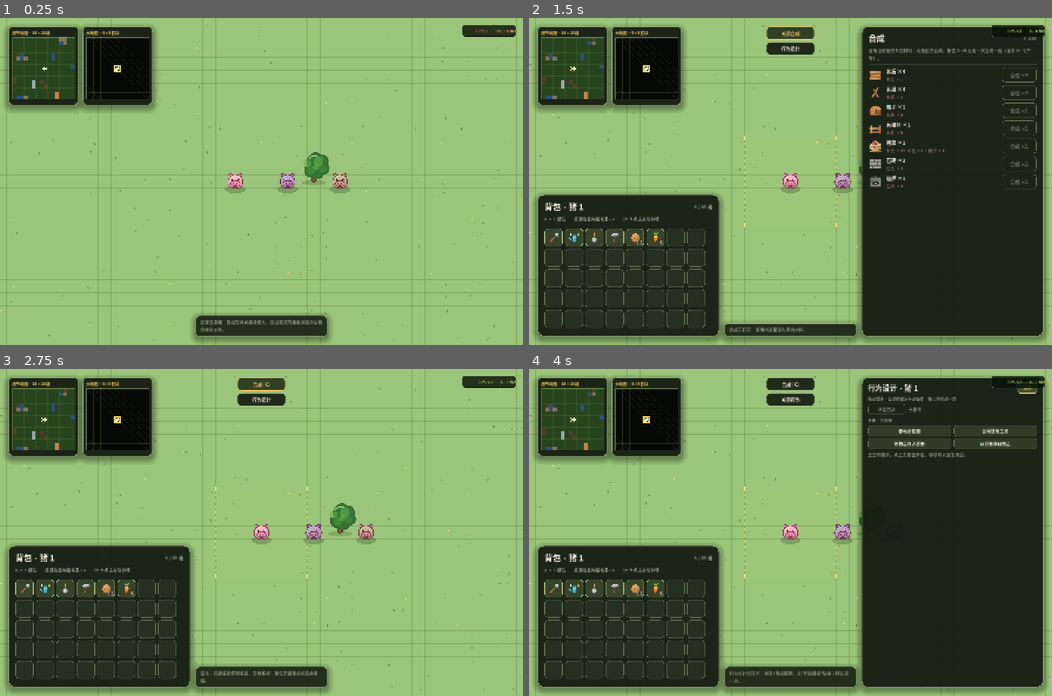
Above: before the commit, frames 1-4 (two rows, left to right).
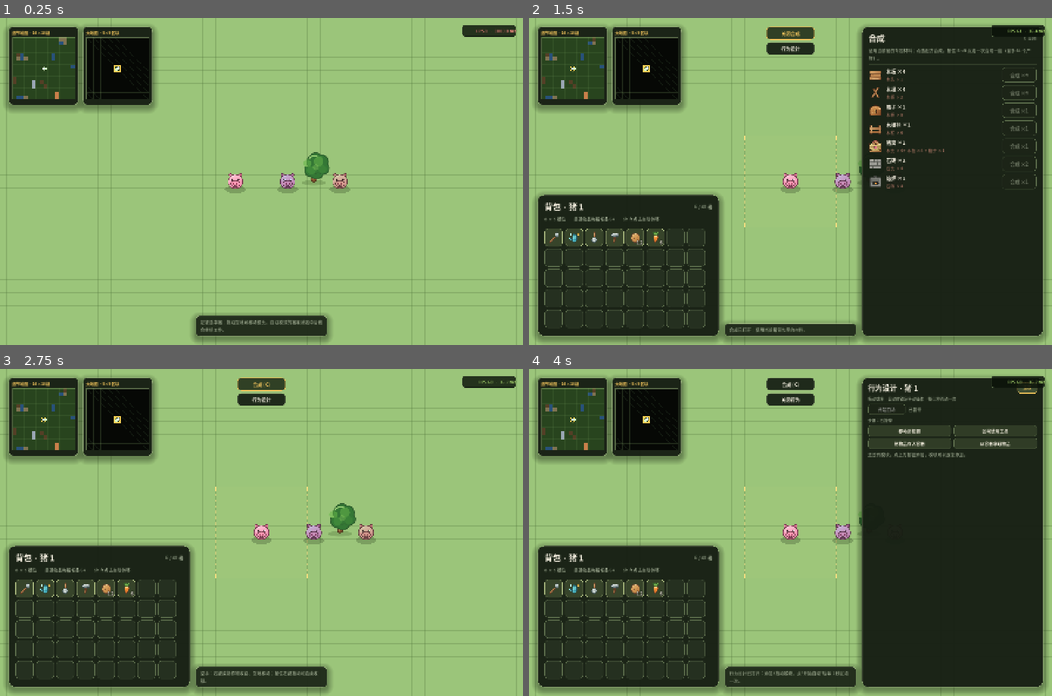
Above: after the commit, the same moments.

Repository: Leruca/pig-fac
Game: Godot game, scene res://scenes/main.tscn
Same seed, same stepped clock (60 frames per second), same inputs: the game is played once before the commit and once after it.
Inputs (mouse positions are in pixels of both pictures, inside the frame that each line leads up to):
- Up to frame 1 (0.25 s): no input
- Up to frame 2 (1.5 s): tap Enter at 0.5 s; drag from (570, 67) to (842, 109) at 0.52 s; click "合成 (C)" at 1.25 s
- Up to frame 3 (2.75 s): click "关闭合成" at 2 s
- Up to frame 4 (4 s): click "行为设计" at 2.75 s; click "清空" at 3.5 s

The runs differ from the first frame. In frame 1, 0.2% of the frame differs, in the area x 0-100%, y 1-99%; in frame 2, less than 0.1%; in frame 3, 0.2%; in frame 4, less than 0.1%.

Commit message:
perf(render): cull world object draws and cap normal FPS at 120

Diff:
--- a/project.godot
+++ b/project.godot
@@ -27,6 +27,7 @@
 window/size/window_height_override=900
 window/stretch/mode="canvas_items"
 window/stretch/aspect="expand"
+window/vsync/vsync_mode=0
 
 [physics]
 
--- a/scripts/detail_map_style.gd
+++ b/scripts/detail_map_style.gd
@@ -19,7 +19,32 @@
 const ORE_FALLBACK := Color(0.75, 0.53, 0.18, 1.0)
 
 
-static func color_for_block(game: Node, origin: Vector2i) -> Color:
+static func build_ore_blocks(game: Node) -> Dictionary:
+	var out := {}
+	if game == null:
+		return out
+	for ore_cell_value in game.world_objects.ores.keys():
+		var ore_cell: Vector2i = ore_cell_value
+		var block := Vector2i(
+			floori(float(ore_cell.x) / float(BLOCK_CELLS)),
+			floori(float(ore_cell.y) / float(BLOCK_CELLS))
+		)
+		var entry: Dictionary = out.get(block, {"cells": 0, "types": {}})
+		entry["cells"] = int(entry["cells"]) + 1
+		var ore: Dictionary = game.world_objects.ores[ore_cell]
+		var ore_id := int(ore.get("ore_id", 0))
+		var types: Dictionary = entry["types"]
+		types[ore_id] = int(types.get(ore_id, 0)) + 1
+		entry["types"] = types
+		out[block] = entry
+	return out
+
+
+static func color_for_block(
+	game: Node,
+	origin: Vector2i,
+	ore_blocks: Dictionary = {}
+) -> Color:
 	if game == null or game.chunk_manager == null:
 		return UNKNOWN
 	var terrain_counts := {0: 0, 1: 0, 2: 0, 3: 0}
@@ -51,17 +76,19 @@
 			if terrain_type != TerrainTypes.WATER and game.world_objects.is_blocked(cell):
 				blocked_count += 1
 
-	for ore_cell_value in game.world_objects.ores.keys():
-		var ore_cell: Vector2i = ore_cell_value
-		if (
-			ore_cell.x < origin.x or ore_cell.x >= origin.x + BLOCK_CELLS
-			or ore_cell.y < origin.y or ore_cell.y >= origin.y + BLOCK_CELLS
-		):
-			continue
-		ore_cells += 1
-		var ore: Dictionary = game.world_objects.ores[ore_cell]
-		var ore_id := int(ore.get("ore_id", 0))
-		ore_type_counts[ore_id] = int(ore_type_counts.get(ore_id, 0)) + 1
+	if ore_blocks.is_empty():
+		var ore_blocks_built := build_ore_blocks(game)
+		ore_blocks = ore_blocks_built
+	var block_key := Vector2i(
+		floori(float(origin.x) / float(BLOCK_CELLS)),
+		floori(float(origin.y) / float(BLOCK_CELLS))
+	)
+	var ore_entry: Dictionary = ore_blocks.get(block_key, {})
+	ore_cells = int(ore_entry.get("cells", 0))
+	if ore_cells > 0:
+		var types: Dictionary = ore_entry.get("types", {})
+		for ore_id in types.keys():
+			ore_type_counts[int(ore_id)] = int(types[ore_id])
 
 	var max_terrain := 0
 	var dominant_terrain := -1
--- a/scripts/main.gd
+++ b/scripts/main.gd
@@ -100,6 +100,8 @@
 
 
 func _ready() -> void:
+	# 常态上限 120；极端压力测试可用命令行/调试器临时把 Engine.max_fps 设为 0。
+	Engine.max_fps = 120
 	farm.cell_size = grid.cell_size
 	world_objects.cell_size = grid.cell_size
 	world_objects.mature_area_guard = _can_grow_tree_area
--- a/scripts/map_overlay.gd
+++ b/scripts/map_overlay.gd
@@ -135,13 +135,14 @@
 func _draw_detail() -> void:
 	var cell_px := _map_rect.size.x / float(DETAIL_SIDE)
 	var origin: Vector2i = game.detail_map_origin_cell(_detail_block)
+	var ore_blocks := DetailMapStyle.build_ore_blocks(game)
 	for local_y in DETAIL_SIDE:
 		for local_x in DETAIL_SIDE:
 			var block_origin := origin + Vector2i(
 				local_x * DETAIL_CELL_METERS,
 				local_y * DETAIL_CELL_METERS
 			)
-			var color := DetailMapStyle.color_for_block(game, block_origin)
+			var color := DetailMapStyle.color_for_block(game, block_origin, ore_blocks)
 			var rect := Rect2(
 				_map_rect.position + Vector2(float(local_x), float(local_y)) * cell_px,
 				Vector2.ONE * cell_px
--- a/scripts/minimap.gd
+++ b/scripts/minimap.gd
@@ -94,13 +94,18 @@
 	var image := Image.create(side, side, false, Image.FORMAT_RGBA8)
 	if mode == Mode.DETAIL:
 		var origin: Vector2i = _detail_geometry()["origin_cell"]
+		var ore_blocks := DetailMapStyle.build_ore_blocks(game)
 		for local_y in DETAIL_SIDE:
 			for local_x in DETAIL_SIDE:
 				var block_origin := origin + Vector2i(
 					local_x * DETAIL_CELL_METERS,
 					local_y * DETAIL_CELL_METERS
 				)
-				image.set_pixel(local_x, local_y, DetailMapStyle.color_for_block(game, block_origin))
+				image.set_pixel(
+					local_x,
+					local_y,
+					DetailMapStyle.color_for_block(game, block_origin, ore_blocks)
+				)
 	else:
 		var current: Vector2i = game.current_big_block()
 		var origin := current - Vector2i(4, 4)
--- a/scripts/world_grid.gd
+++ b/scripts/world_grid.gd
@@ -24,6 +24,8 @@
 var seed_value: int = 0
 
 var _decor_cache: Dictionary = {}
+var _last_canvas_transform := Transform2D.IDENTITY
+var _canvas_transform_ready := false
 
 
 func _ready() -> void:
@@ -39,8 +41,12 @@
 
 
 func _process(_delta: float) -> void:
-	# 摄像机平滑跟随猪移动时格子也在移动，所以保持重绘。
-	queue_redraw()
+	# 镜头不动时地形不需要逐帧重提交；只有 transform 变化才重绘。
+	var canvas_transform := get_viewport().get_canvas_transform()
+	if not _canvas_transform_ready or canvas_transform != _last_canvas_transform:
+		_canvas_transform_ready = true
+		_last_canvas_transform = canvas_transform
+		queue_redraw()
 
 
 ## 世界坐标 -> 格子坐标。负数也使用 floor，保证 (-1, -1) 是有效格子。
@@ -146,6 +152,8 @@
 func _draw_cell_decor(cell: Vector2i, cell_rect: Rect2) -> void:
 	if worldgen_config == null:
 		return
+	if worldgen_config.tuft_chance_millis == 0 and worldgen_config.flower_chance_millis == 0:
+		return
 	var decor := EcoLayer.visual_decor(seed_value, worldgen_config, cell)
 	if bool(decor["tuft"]):
 		var tuft: Vector2 = cell_rect.position + (decor["tuft_offset"] as Vector2)
--- a/scripts/world_objects.gd
+++ b/scripts/world_objects.gd
@@ -108,6 +108,7 @@
 ## 空间索引 --------------------------------------------------------------
 ## 桶坐标 -> {cell: {"kind": ..., "hp": ...}}  一格一物（含树 footprint 的每一格）
 var _cell_index: Dictionary = {}
+var _visible_cell_entries_cache: Dictionary = {}
 ## 桶坐标 -> {root: true}   树的 footprint 与桶相交
 var _tree_index: Dictionary = {}
 ## 桶坐标 -> {root: true}   窝的 footprint 与桶相交
@@ -117,6 +118,8 @@
 var mature_area_guard: Callable = Callable()
 ## 由 Main 注入：确定性耐久的来源（世界生成种子 + 配置）。
 var worldgen_seed: int = 0
+var _last_canvas_transform := Transform2D.IDENTITY
+var _canvas_transform_ready := false
 var worldgen_config: WorldGenConfig = null
 ## 由 ChunkManager 注入：把"待落盘的脏格"交给它（世界坐标）。
 var dirty_sink: Callable = Callable()
@@ -144,11 +147,13 @@
 	_advance_furnaces(delta)
 	if not is_visible_in_tree():
 		return
-	# _draw() 只提交"当前可视矩形"内的树/矿。CanvasItem 的绘制命令会缓存，
-	# 相机移动本身不会让 WorldObjects 重新 _draw；因此必须每帧重提交可视集合，
-	# 否则跑图后新进入视野的树/石头会一直缺失（"自然生成没加载"）。
-	# 树已按 32×32 空间索引裁剪，重绘成本只有可视区域内的几十棵。
-	queue_redraw()
+	# 只有镜头 transform 变化时才重提交可视对象；物品改变会由各 mutator 主动
+	# queue_redraw。否则每帧遍历/重绘物品会把复杂场景的帧率压到很低。
+	var canvas_transform := get_viewport().get_canvas_transform()
+	if not _canvas_transform_ready or canvas_transform != _last_canvas_transform:
+		_canvas_transform_ready = true
+		_last_canvas_transform = canvas_transform
+		queue_redraw()
 
 
 # ===== 脏标记 ==========================================================
@@ -1209,59 +1214,45 @@
 		elif not tree_rect.intersects(_visible_rect):
 			continue
 
-	for cell in saplings.keys():
-		if not _cell_visible(cell):
-			continue
-		_draw_sapling(cell, int(saplings[cell].get("stage", 0)))
-
-	for cell in ores.keys():
-		if not _cell_visible(cell):
-			continue
-		_draw_ore(cell, int(ores[cell].get("ore_id", 1)), int(ores[cell].get("amount", 1)))
-
-	for cell in natural_blocks.keys():
-		if not _cell_visible(cell):
-			continue
-		_draw_natural_block(cell, int(natural_blocks[cell].get("kind", 0)))
-
-	for cell in logs.keys():
-		if not _cell_visible(cell):
-			continue
-		var log_rect := Rect2(
-			Vector2(cell) * float(cell_size),
-			Vector2.ONE * float(cell_size)
-		)
-		if _log_texture != null:
-			draw_texture_rect(_log_texture, log_rect, false)
-
-	for cell in planks.keys():
-		if not _cell_visible(cell):
-			continue
-		_draw_plank_block(cell)
-
-	for cell in placed_blocks.keys():
-		if not _cell_visible(cell):
-			continue
-		_draw_placed_block(cell, str(placed_blocks[cell]))
-
-	for cell in furnaces.keys():
-		if not _cell_visible(cell):
-			continue
-		_draw_furnace(cell)
-
-	for cell in chests.keys():
-		if not _cell_visible(cell):
-			continue
-		var chest_rect := Rect2(
-			Vector2(cell) * float(cell_size),
-			Vector2.ONE * float(cell_size)
-		)
-		if _chest_texture != null:
-			draw_texture_rect(_chest_texture, chest_rect, false)
-
-	for root in nests.keys():
-		if not _rect_intersects(root, NEST_SIZE):
-			continue
+	for cell_value in _visible_cell_entries():
+		var cell: Vector2i = cell_value
+		var entry: Dictionary = _visible_cell_entries_cache[cell]
+		var kind := str(entry.get("kind", ""))
+		match kind:
+			"sapling":
+				if saplings.has(cell):
+					_draw_sapling(cell, int(saplings[cell].get("stage", 0)))
+			"ore":
+				if ores.has(cell):
+					_draw_ore(cell, int(ores[cell].get("ore_id", 1)), int(ores[cell].get("amount", 1)))
+			"natural":
+				if natural_blocks.has(cell):
+					_draw_natural_block(cell, int(natural_blocks[cell].get("kind", 0)))
+			"log":
+				if _log_texture != null:
+					draw_texture_rect(
+						_log_texture,
+						Rect2(Vector2(cell) * float(cell_size), Vector2.ONE * float(cell_size)),
+						false
+					)
+			"plank":
+				_draw_plank_block(cell)
+			"block":
+				if placed_blocks.has(cell):
+					_draw_placed_block(cell, str(placed_blocks[cell]))
+			"furnace":
+				_draw_furnace(cell)
+			"chest":
+				if _chest_texture != null:
+					draw_texture_rect(
+						_chest_texture,
+						Rect2(Vector2(cell) * float(cell_size), Vector2.ONE * float(cell_size)),
+						false
+					)
+			"fence":
+				_draw_fence(cell)
+
+	for root in _visible_nest_roots():
 		var nest_rect := Rect2(
 			Vector2(root) * float(cell_size),
 			Vector2.ONE * (float(cell_size) * float(NEST_SIZE))
@@ -1269,10 +1260,39 @@
 		if _nest_texture != null:
 			draw_texture_rect(_nest_texture, nest_rect, false)
 
-	for cell in fences.keys():
-		if not _cell_visible(cell):
-			continue
-		_draw_fence(cell)
+
+func _visible_cell_entries() -> Array[Vector2i]:
+	_visible_cell_entries_cache.clear()
+	if _cell_index.is_empty():
+		return []
+	var first := bucket_of(_world_to_cell_unclamped(_visible_rect.position)) - Vector2i.ONE
+	var last := bucket_of(_world_to_cell_unclamped(_visible_rect.end)) + Vector2i.ONE
+	for by in range(first.y, last.y + 1):
+		for bx in range(first.x, last.x + 1):
+			var bucket: Variant = _cell_index.get(Vector2i(bx, by))
+			if not (bucket is Dictionary):
+				continue
+			for cell in bucket.keys():
+				if _cell_visible(cell):
+					_visible_cell_entries_cache[cell] = bucket[cell]
+	return _visible_cell_entries_cache.keys()
+
+
+func _visible_nest_roots() -> Array[Vector2i]:
+	var roots: Array[Vector2i] = []
+	if _nest_index.is_empty():
+		return roots
+	var first := bucket_of(_world_to_cell_unclamped(_visible_rect.position)) - Vector2i.ONE
+	var last := bucket_of(_world_to_cell_unclamped(_visible_rect.end)) + Vector2i.ONE
+	for by in range(first.y, last.y + 1):
+		for bx in range(first.x, last.x + 1):
+			var bucket: Variant = _nest_index.get(Vector2i(bx, by))
+			if bucket is Dictionary:
+				for root in bucket.keys():
+					var root_cell: Vector2i = root
+					if _rect_intersects(root_cell, NEST_SIZE):
+						roots.append(root_cell)
+	return roots
 
 
 func _visible_tree_roots() -> Array[Vector2i]:
@@ -1394,28 +1414,12 @@
 	var size := float(cell_size)
 	var fill := Color("#8F918B") if kind == "stone" else Color("#9B9B94")
 	var border := Color("#4D514C") if kind == "stone" else Color("#55564F")
-	var light := Color("#B9BBB3") if kind == "stone" else Color("#C2C0B5")
 	draw_rect(Rect2(origin, Vector2.ONE * size), fill, true)
-	draw_rect(Rect2(origin + Vector2.ONE, Vector2.ONE * (size - 2.0)), light, false, 1.0)
-	draw_rect(Rect2(origin, Vector2.ONE * size), border, false, 2.0)
-	if kind == "stone":
-		draw_circle(origin + Vector2(10.0, 12.0), 4.0, Color(0.74, 0.75, 0.71, 0.45))
-		draw_circle(origin + Vector2(26.0, 25.0), 5.0, Color(0.72, 0.73, 0.69, 0.40))
-		draw_line(
-			origin + Vector2(7.0, 30.0), origin + Vector2(18.0, 20.0),
-			Color(0.82, 0.83, 0.78, 0.35), 1.4
-		)
-	else:
-		for row in 3:
-			var y := origin.y + float(row) * (size / 3.0)
-			draw_line(Vector2(origin.x, y), Vector2(origin.x + size, y), border, 2.0)
-			var offset := 0.0 if row % 2 == 0 else size * 0.5
-			draw_line(
-				Vector2(origin.x + offset, y),
-				Vector2(origin.x + offset, y + size / 3.0),
-				border,
-				2.0
-			)
+	draw_rect(Rect2(origin, Vector2.ONE * size), border, false, 1.4)
+	if kind == "stone_brick":
+		# 只保留一条砖缝方向线，避免每块 4~5 次 draw 调用。
+		var y := origin.y + size * 0.5
+		draw_line(Vector2(origin.x, y), Vector2(origin.x + size, y), border, 1.0)
 
 
 func _draw_furnace(cell: Vector2i) -> void:
@@ -1436,16 +1440,15 @@
 	var data: Dictionary = furnaces.get(cell, {})
 	var burning := float(data.get("burn_remaining", 0.0)) > 0.0
 	if burning:
-		var glow := 0.65 + 0.25 * absf(sin(Time.get_ticks_msec() / 180.0))
 		draw_circle(
 			origin + Vector2(size * 0.5, size * 0.78),
 			7.0,
-			Color(1.0, 0.48, 0.12, glow)
+			Color(1.0, 0.48, 0.12, 0.82)
 		)
 		draw_circle(
 			origin + Vector2(size * 0.5, size * 0.80),
 			3.5,
-			Color(1.0, 0.85, 0.35, glow)
+			Color(1.0, 0.85, 0.35, 0.9)
 		)
 	draw_line(
 		origin + Vector2(9.0, 10.0),
Not shown, changed: README.md
